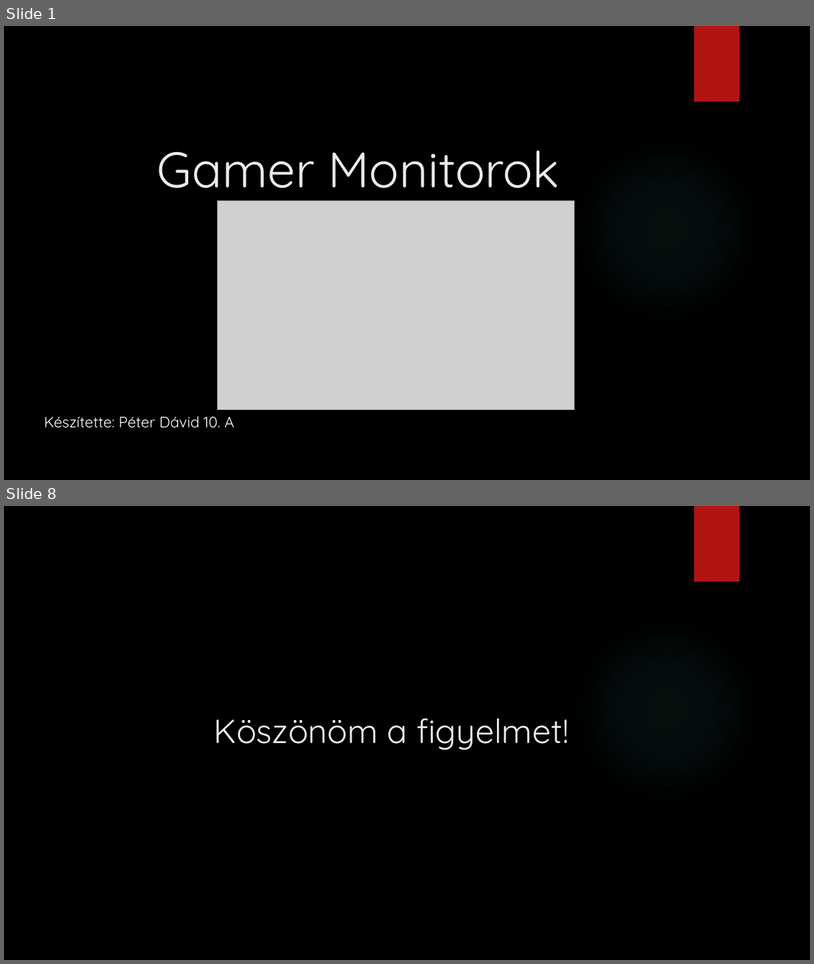
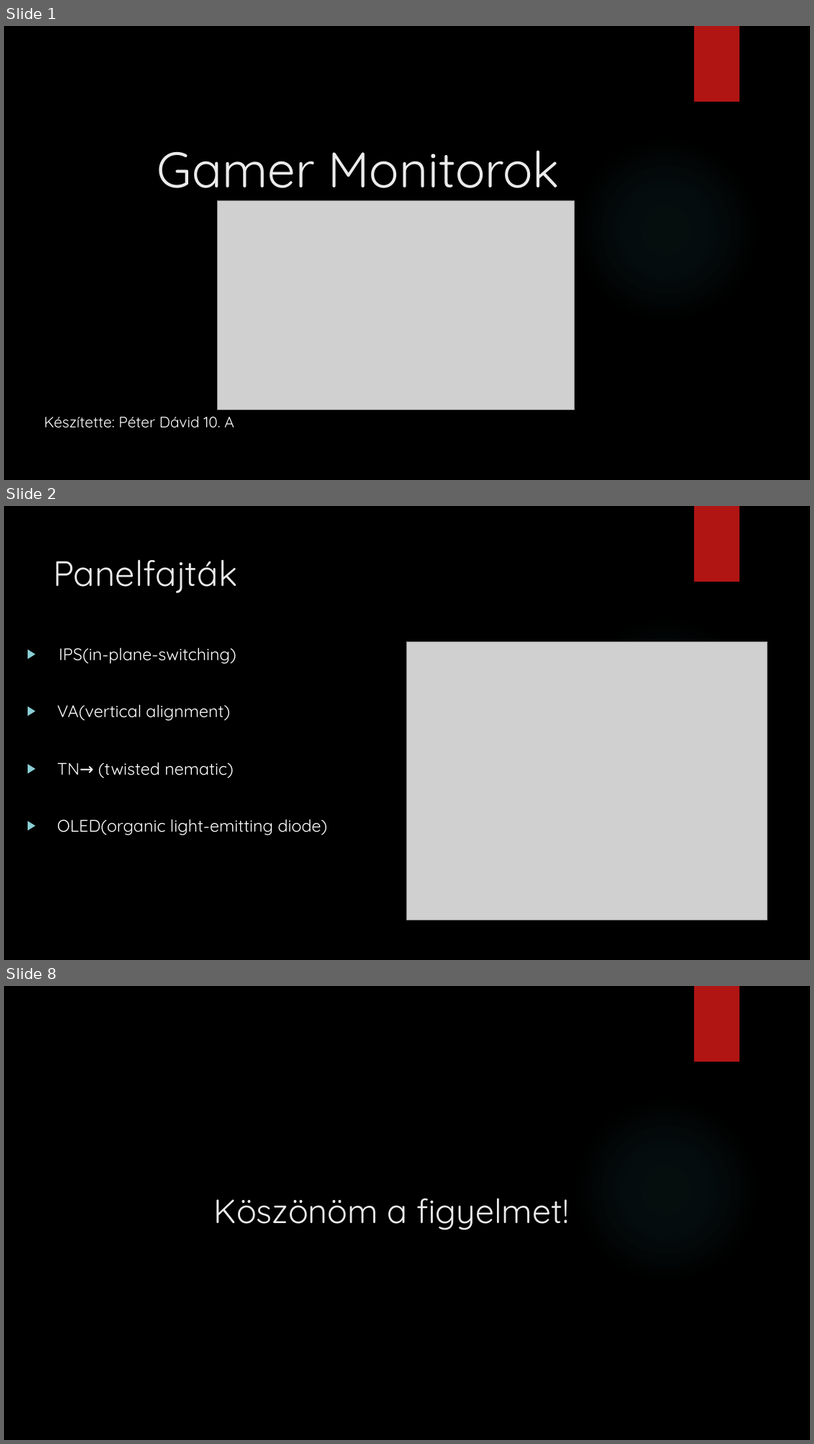
Before and after one commit to peterdaviid/pptkeszites2, a slide deck: Monitorok.pptx. Shown one above the other, each under a label of ours: slides 1 and 8 before the commit, slides 1, 2 and 8 after it; the slides between them are not shown. The pictures are 814x964 and 814x1444 pixels, drawn with LibreOffice and Linux fonts; fonts in the diff are those of the drawing; grey boxes stand for pictures; background and template pictures are left out. Boxes give left, top, right and bottom in pixels: in the first picture for what was removed or moved away, otherwise in the second. Text is boxed around its words. In the diff, an @@ line names an element or a change of style, - is before the commit and + after.

```diff
--- a/Monitorok.pptx
+++ b/Monitorok.pptx
@@ slide 2 added at [4, 506, 810, 960], background picture (left out); not listed: 2 template elements that a slide beside it also shows @@
@@ title added at [53, 559, 237, 593], 42 pt, text #EBEBEB @@
+Panelfajták
@@ text added at [57, 648, 328, 835], 20 pt, text #FFFFFF @@
+▶ IPS(in-plane-switching)
+▶ VA(vertical alignment)
+▶ TN→ (twisted nematic)
+▶ OLED(organic light-emitting diode)
@@ picture added at [407, 641, 767, 919] @@
```
Also in this commit, not shown: 5 slides changed, 1 slide removed.
